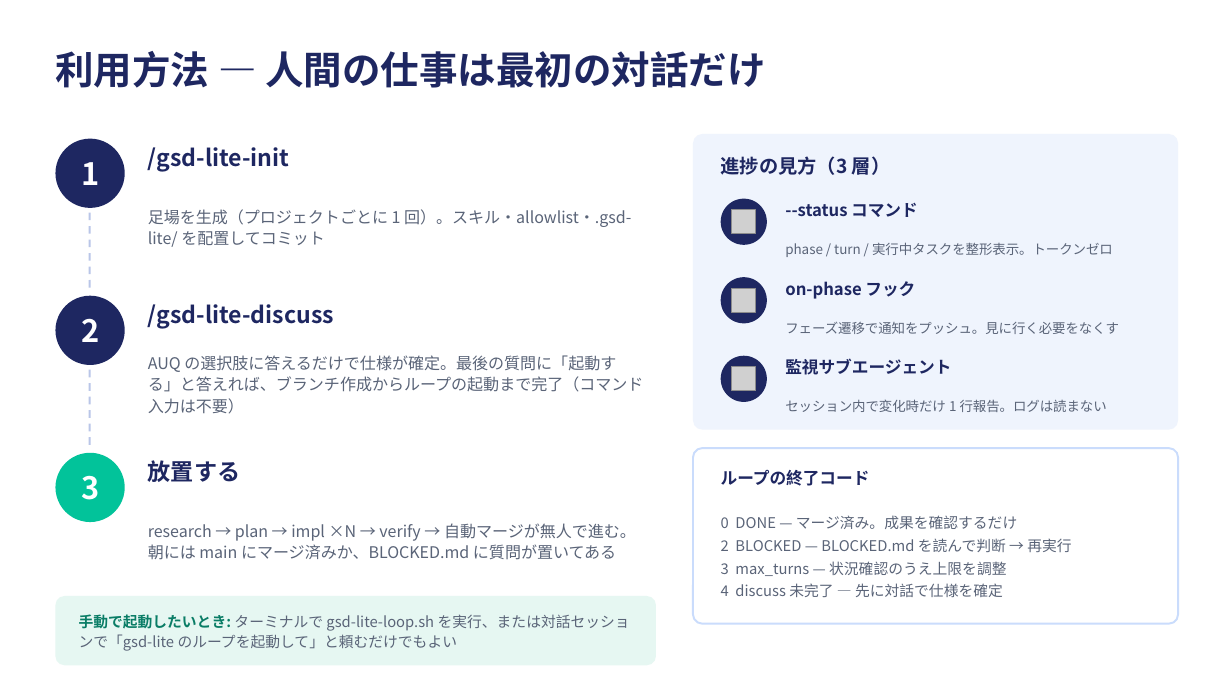
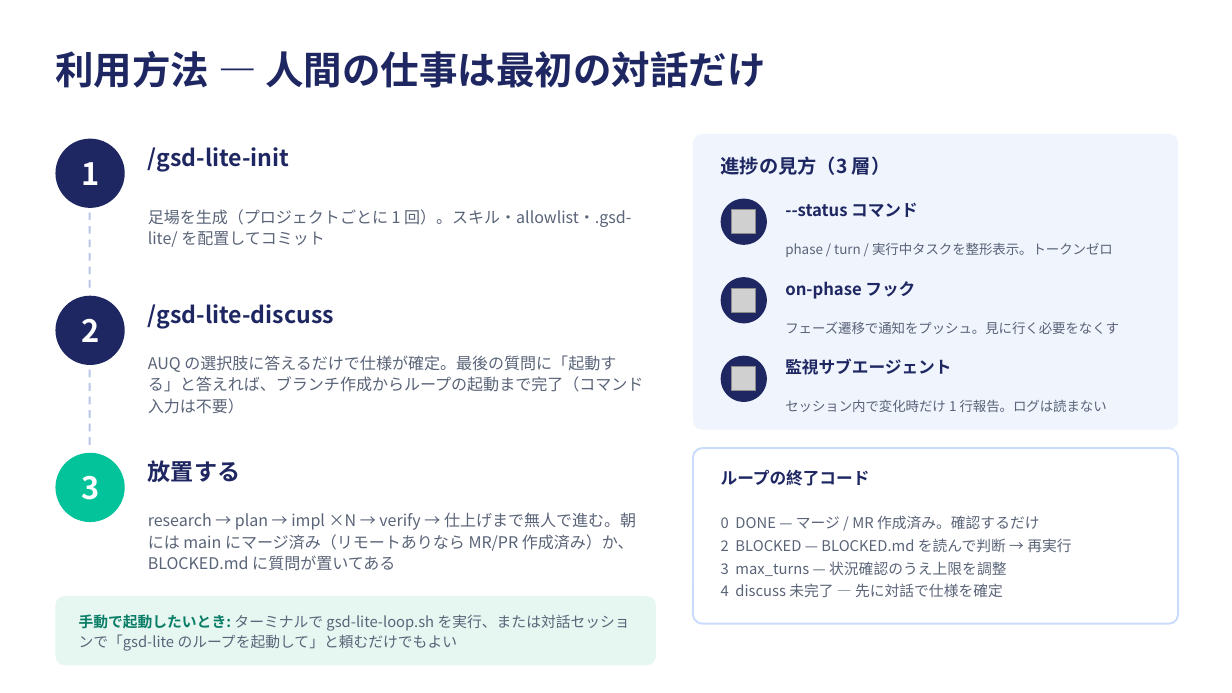
Before and after one commit to 6in/gsd-lite, a slide deck: slide 5 of docs/gsd-lite-concept.pptx. Drawn at 1232x693 pixels with LibreOffice and Linux fonts; fonts in the diff are those of the drawing; grey boxes stand for pictures. Boxes give left, top, right and bottom in pixels: in the first picture for what was removed or moved away, otherwise in the second. Text is boxed around its words. In the diff, an @@ line names an element or a change of style, - is before the commit and + after.

```diff
--- a/docs/gsd-lite-concept.pptx
+++ b/docs/gsd-lite-concept.pptx
@@ text at box(148, 512, 636, 571): text changed @@
-research → plan → impl ×N → verify → 自動マージが無人で進む。朝には main にマージ済みか、BLOCKED.md に質問が置いてある
+research → plan → impl ×N → verify → 仕上げまで無人で進む。朝には main にマージ済み（リモートありなら MR/PR 作成済み）か、BLOCKED.md に質問が置いてある
@@ text at box(721, 515, 1040, 529): text changed @@
-0 DONE — マージ済み。成果を確認するだけ
+0 DONE — マージ / MR 作成済み。確認するだけ
```
Also in this commit, not shown: 1 other slide changed, 4 other files.
